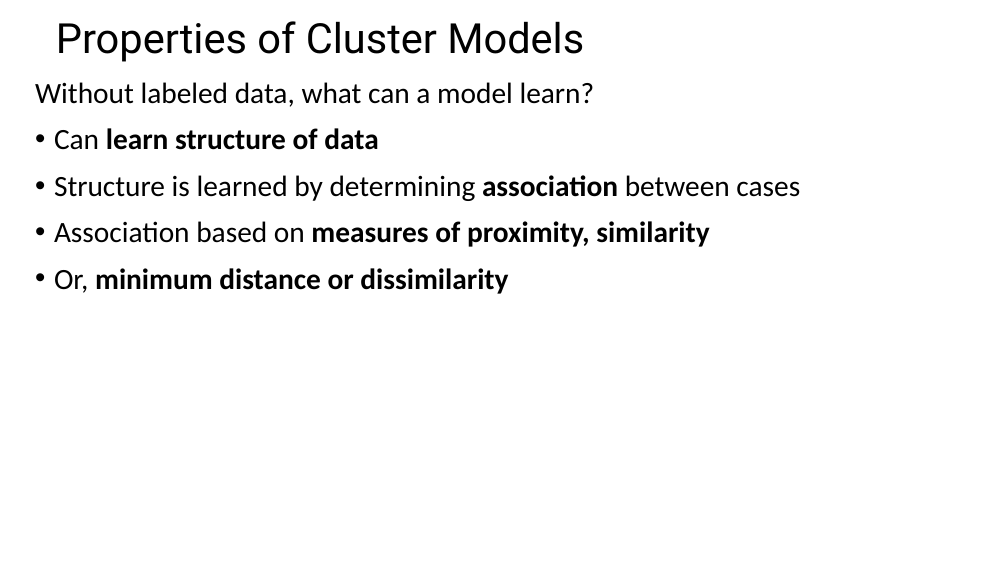
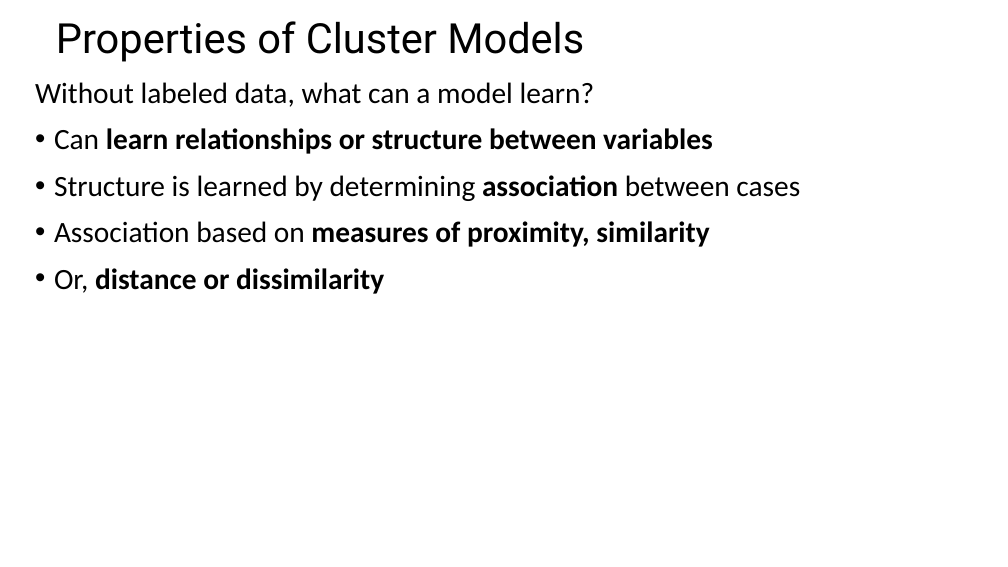
Before and after one commit to StephenElston/CSCI-E-108, a slide deck: slide 8 of slides/9_IntroductionToClustering_Part1.pptx. Drawn at 1008x567 pixels with LibreOffice and Linux fonts; fonts in the diff are those of the drawing. Boxes give left, top, right and bottom in pixels: in the first picture for what was removed or moved away, otherwise in the second. Text is boxed around its words. In the diff, an @@ line names an element or a change of style, - is before the commit and + after.

```diff
--- a/slides/9_IntroductionToClustering_Part1.pptx
+++ b/slides/9_IntroductionToClustering_Part1.pptx
@@ text at [54, 128, 713, 154]: text changed @@
-• Can learn structure of data
+• Can learn relationships or structure between variables
@@ text at [54, 268, 384, 294]: text changed @@
-• Or, minimum distance or dissimilarity
+• Or, distance or dissimilarity
```
Also in this commit, not shown: 4 other slides changed.
